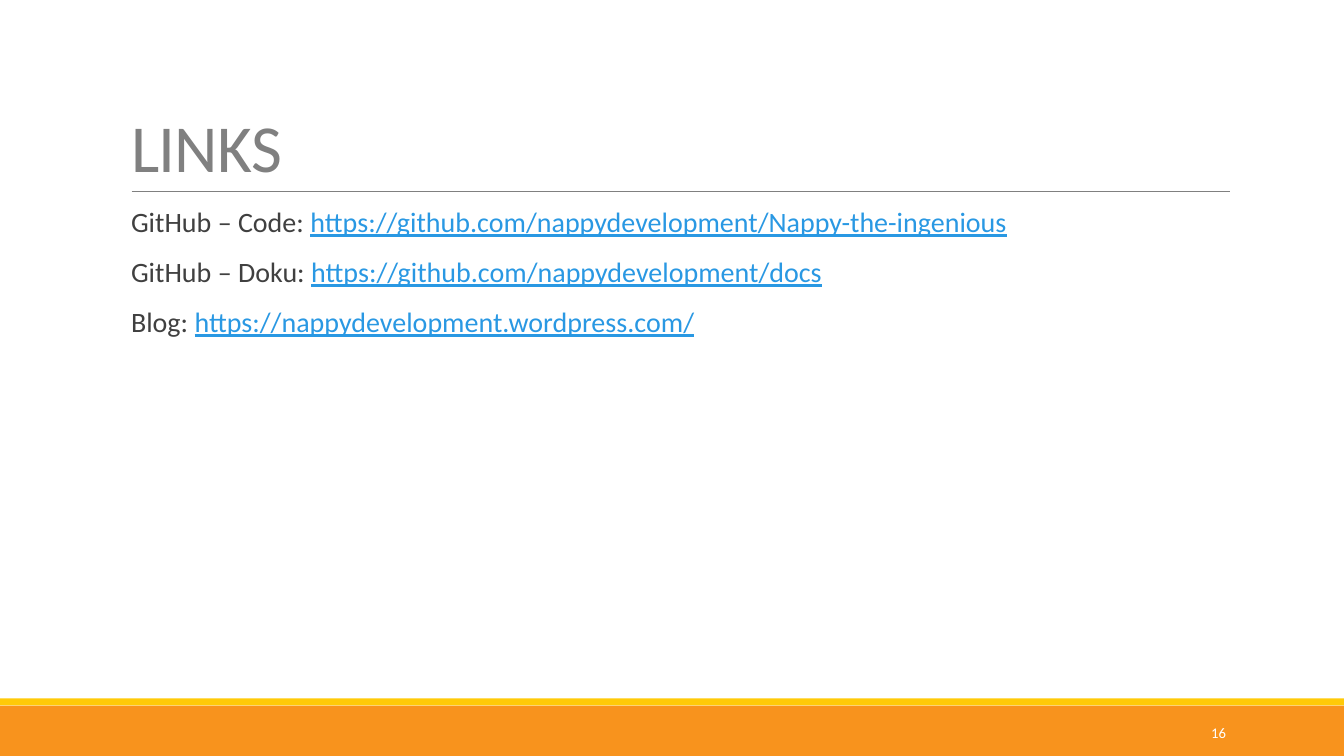
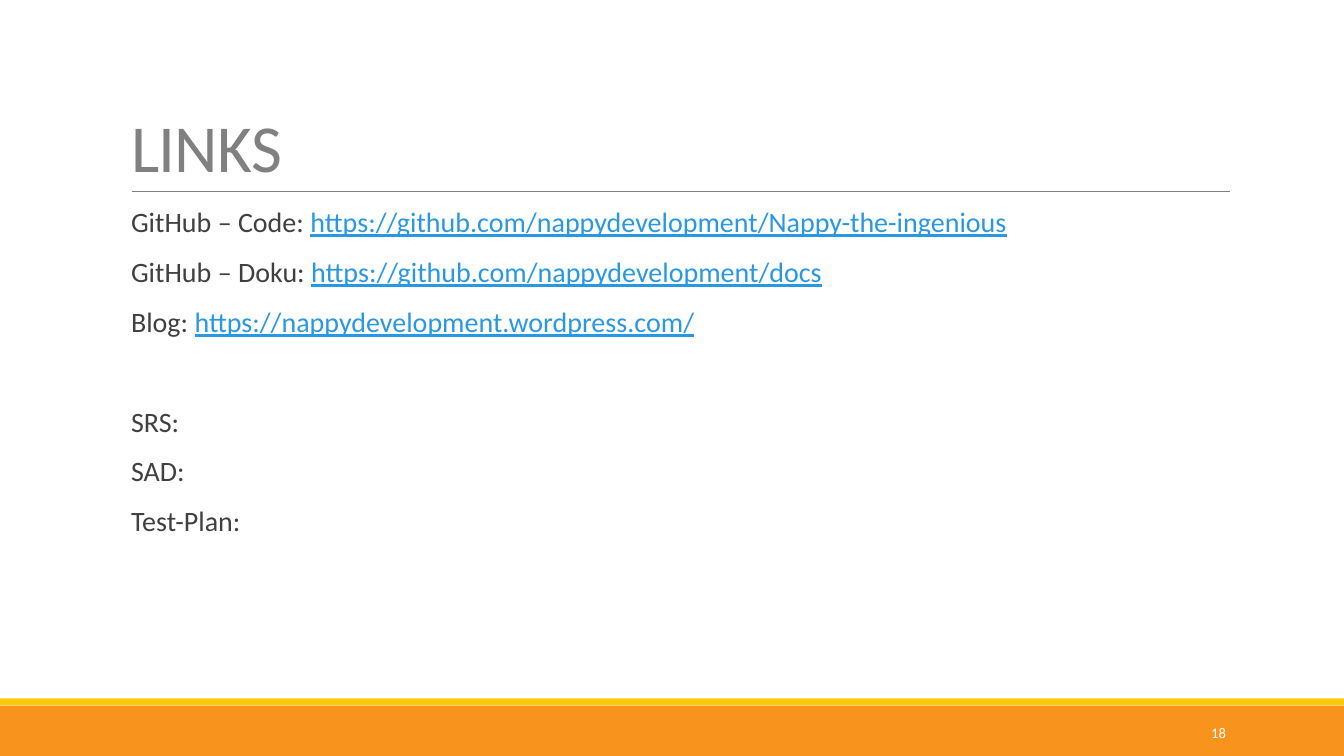
Before and after one commit to nappydevelopment/Nappy-the-ingenious-docs, a slide deck: slide 18 of presentation/Final/Final.pptx (slide 16 before the commit). Drawn at 1344x756 pixels with LibreOffice and Linux fonts; fonts in the diff are those of the drawing. Boxes give left, top, right and bottom in pixels: in the first picture for what was removed or moved away, otherwise in the second. Text is boxed around its words. In the diff, an @@ line names an element or a change of style, - is before the commit and + after.

```diff
--- a/presentation/Final/Final.pptx
+++ b/presentation/Final/Final.pptx
@@ text at [131,414,240,531]: paragraphs added @@
+  SRS:
+  SAD:
+  Test-Plan:
@@ page number at [1211,728,1226,738]: text changed @@
-16
+18
```
Also in this commit, not shown: 8 other slides changed, 2 slides added, 1 other file.
